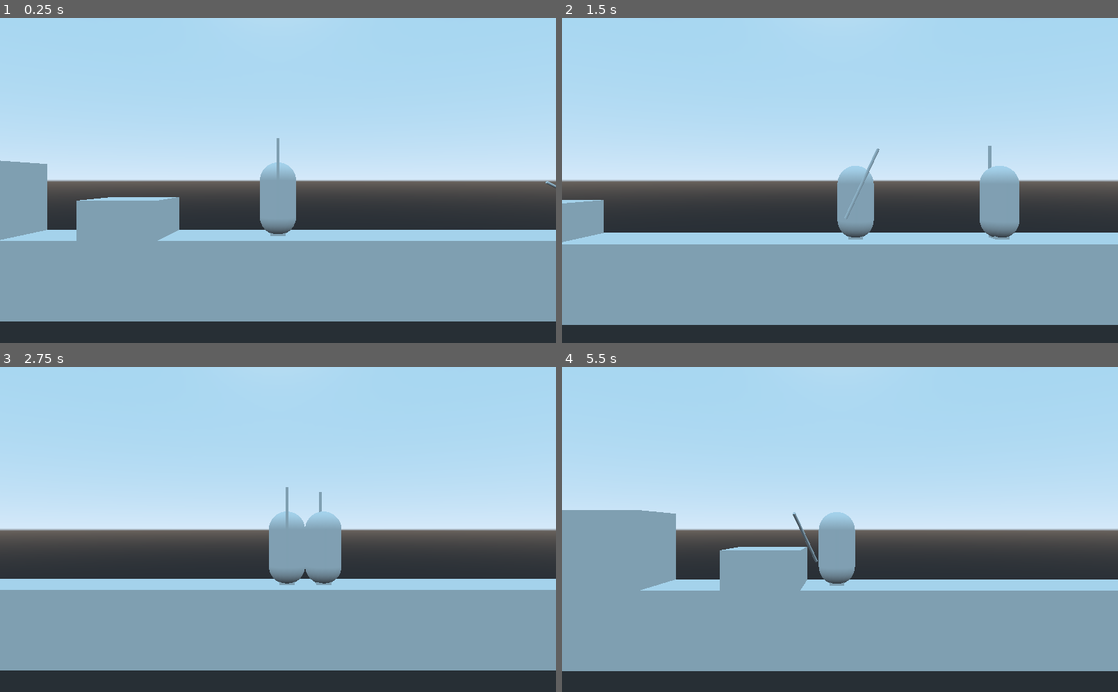
Above: before the commit, frames 1-4 (two rows, left to right).
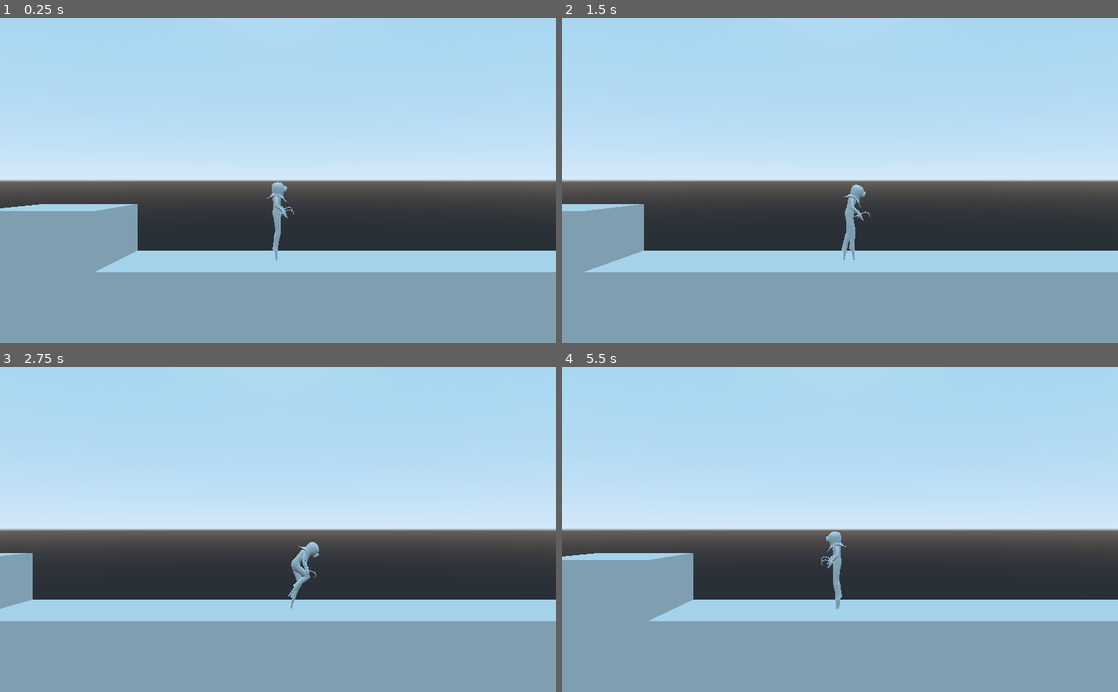
Above: after the commit, the same moments.

Repository: hextraza/ld51-game
Game: Godot game, scene res://main.tscn
Two runs of this game, one before a commit and one after it. Both use one fixed random seed, a clock stepped at 60 frames per second and the inputs below.
Inputs (mouse positions are in pixels of both pictures, inside the frame that each line leads up to):
- Up to frame 1 (0.25 s): no input
- Up to frame 2 (1.5 s): tap Enter at 0.5 s; move the mouse to (962, 164) at 0.52 s; hold D (move_right) 0.53-1.28 s; click (962, 164) at 0.6 s; tap Space (move_jump) at 0.77 s; move the mouse to (728, 196) at 1.27 s; hold S (move_down) from 1.28 s (still down); right-click (728, 196) at 1.35 s
- Up to frame 3 (2.75 s): tap Space (move_jump) at 1.52 s; move the mouse to (333, 458) at 2.02 s; release S (move_down) at 2.03 s; hold D (move_right) from 2.03 s (still down); click (333, 458) at 2.1 s
- Up to frame 4 (5.5 s): move the mouse to (812, 594) at 2.77 s; release D (move_right) at 2.78 s; hold W (move_up) 2.78-3.53 s; right-click (812, 594) at 2.85 s; tap Space (move_jump) at 3.02, 3.77, 4.52 s; move the mouse to (1006, 578) at 3.52 s; hold A (move_left) 3.53-5.03 s; click (1006, 578) at 3.6 s; move the mouse to (673, 480) at 4.27 s; right-click (673, 480) at 4.35 s; move the mouse to (867, 529) at 5.02 s; hold S (move_down) from 5.03 s (still down); click (867, 529) at 5.1 s

The runs differ from the first frame. In frame 1, 21% of the frame differs, in the area x 0-100%, y 36-100%; in frame 2, 20%; in frame 3, 22%; in frame 4, 23%, in the area x 0-100%, y 44-100%.

Commit message:
player: Use root motion

Diff:
--- a/main.tscn
+++ b/main.tscn
@@ -14,11 +14,11 @@
 default_target = NodePath("../Player")
 
 [node name="Player" parent="World" instance=ExtResource( 2 )]
+transform = Transform( -4.37114e-08, 0, 1, 0, 1, 0, -1, 0, -4.37114e-08, 0, 0, 0 )
 input_enabled = true
-recoil_speed = 50.0
 
 [node name="Player2" parent="World" instance=ExtResource( 2 )]
-transform = Transform( -1, 0, -8.74228e-08, 0, 1, 0, 8.74228e-08, 0, -1, 9, 0, 0 )
+transform = Transform( -4.37114e-08, 0, -1, 0, 1, 0, 1, 0, -4.37114e-08, 15, 0, 0 )
 
 [node name="Level" parent="World" instance=ExtResource( 1 )]
 
--- a/player/camera.tscn
+++ b/player/camera.tscn
@@ -9,11 +9,11 @@
 
 [node name="CameraBoom" type="SpringArm" parent="."]
 transform = Transform( 1, 0, 0, 0, 1, 0, 0, 0, 1, 0, 1.5, 0 )
+collision_mask = 2
 shape = SubResource( 1 )
-spring_length = 10.0
+spring_length = 7.5
 
 [node name="Camera" type="Camera" parent="CameraBoom"]
 keep_aspect = 0
-fov = 75.0
 near = 0.1
 far = 4000.0
--- a/player/player.gd
+++ b/player/player.gd
@@ -2,24 +2,11 @@
 class_name Player
 func get_class(): return 'Player'
 
-const FACE_LEFT = Basis(Quat(Vector3(0, - PI + 0.01, 0)))
-const FACE_RIGHT = Basis(Quat(Vector3(0, - 0.01, 0)))
-
-onready var anim := $AnimationPlayer as AnimationPlayer
+onready var animation_tree := $AnimationTree as AnimationTree
+onready var stick_anim := $StickAnim as AnimationPlayer
 onready var reach := $Reach as Area
 
 export var input_enabled := false
-export(float, 1, 9) var move_speed := TAU
-export(float, 1, 20) var move_scale := 12.0
-export(float, 1, 20) var stop_scale := 15.0
-export(float, 1, 3) var jump_height := 1.2
-export(float, 1, 10) var jump_scale := PI
-export(float, 1, 10) var fall_scale := PI * 3/2
-export(float, 0, 50) var recoil_speed := 25.0
-
-var gravity : float = ProjectSettings.get_setting('physics/3d/default_gravity')
-var velocity := Vector3.ZERO
-var facing := Quat.IDENTITY
 
 var ctl_move := Vector2.ZERO
 var ctl_jump_held := false
@@ -27,52 +14,28 @@
 var ctl_parry := false
 var ctl_stab := false
 
+var param_walk_blend := 0.0
 
-#
-func is_parrying() -> bool:
-	return anim.is_playing() and anim.current_animation == 'Parry'
+var velocity := Vector3.ZERO
 
 
-#
 func on_stab() -> void:
 	var hits := []
-
 	for body in reach.get_overlapping_bodies():
 		var them := body as Player
-		if them == self: continue;
+		assert(them != self, 'hit self')
 		assert(them != null, 'hit unexpected body (%s)' % body)
 		hits.append(them)
-		if them.is_parrying():
-			var dir_x := sign(self.translation.x - them.translation.x)
-			them.on_parry_recoil()
-			self.on_stab_recoil(dir_x)
+		if them.stick_anim.is_playing() and them.stick_anim.current_animation == 'Parry':
+			them.stick_anim.play('ParryRecoil')
+			self.stick_anim.play('StabRecoil')
 			return
-
-	for body in hits:
-		(body as Player).recv_damage()
-
-	anim.play('StabPull')
+	for them in hits:
+		print('%s recv_damage' % [them.name])
+		them.stick_anim.play('ParryRecoil', -1, 0.5) # slowed 50%
+	stick_anim.play('StabPull')
 
 
-#
-func on_stab_recoil(dir_x: float) -> void:
-	anim.play('StabRecoil')
-	velocity.x += recoil_speed * dir_x # emulates weight
-
-
-#
-func on_parry_recoil() -> void:
-	anim.play('ParryRecoil')
-
-
-#
-func recv_damage() -> void:
-	print('%s recv_damage' % [name])
-	anim.play('ParryRecoil', 0.1, 0.5) # slowed 50%
-	velocity.x *= 0.5 # suppression, maybe
-
-
-#
 func set_controls_from_input() -> void:
 	ctl_move = Input.get_vector('move_left', 'move_right', 'move_down', 'move_up')
 	ctl_jump_held = Input.is_action_pressed('move_jump')
@@ -81,42 +44,31 @@
 	ctl_stab = Input.is_action_just_pressed('combat_stab')
 
 
-#
-func _physics_process(delta):
+func _physics_process(delta:float) -> void:
 	if input_enabled:
 		set_controls_from_input()
 
-	if ctl_parry and not anim.is_playing():
-		anim.play('Parry')
+	if ctl_parry and not stick_anim.is_playing():
+		stick_anim.play('Parry')
+	elif ctl_stab and not stick_anim.is_playing():
+		stick_anim.play('Stab')
 
-	if ctl_stab and not anim.is_playing():
-		anim.play('Stab')
+	# animation_tree['parameters/playback'].travel('walk')
+	param_walk_blend = lerp(param_walk_blend, ctl_move.x, TAU * delta)
+	animation_tree['parameters/walk/blend_position'] = param_walk_blend
 
-	# Horizontal movement
-	if is_zero_approx(ctl_move.x):
-		velocity.x = lerp(velocity.x, 0.0, stop_scale * delta)
-	else:
-		velocity.x = lerp(velocity.x, ctl_move.x * move_speed, move_scale * delta)
-		facing = FACE_LEFT if ctl_move.x < 0.0 else FACE_RIGHT
-
-	# Vertical movement
+	var	root_motion := animation_tree.get_root_motion_transform()
+	# transform.basis *= root_motion.basis
+	if param_walk_blend > 0.0: rotation.y = PI/2
+	if param_walk_blend < 0.0: rotation.y = -PI/2
+	velocity = transform.basis * root_motion.origin / delta
 	var snap := Vector3.ZERO if ctl_jump_held else Vector3.DOWN
-	if ctl_jump and is_on_floor():
-		velocity.y += sqrt(2 * jump_height * gravity * jump_scale)
-	elif ctl_jump_held and velocity.y > 0.0:
-		velocity.y -= gravity * jump_scale * delta
-	else:
-		velocity.y -= gravity * fall_scale * delta
-
-	# Apply movement
-	transform.basis = transform.basis.slerp(facing, TAU * delta)
 	velocity = move_and_slide_with_snap(velocity, snap, Vector3.UP)
 
 
 # NOTE: For game logic, AnimationPlayer.playback_process_mode should be ANIMATION_PROCESS_PHYSICS.
 # NOTE: _physics_process() happens in scene tree order, i.e. parent > child1 > child2.
-func _on_animation_finished(anim_name:String) -> void:
-	anim.playback_process_mode = AnimationPlayer.ANIMATION_PROCESS_PHYSICS
+func _on_Stick_animation_finished(anim_name:String) -> void:
 	match anim_name:
 		'Stab':
 			on_stab()
--- a/player/player.tscn
+++ b/player/player.tscn
@@ -1,21 +1,16 @@
-[gd_scene load_steps=14 format=2]
+[gd_scene load_steps=19 format=2]
 
 [ext_resource path="res://player/player.gd" type="Script" id=1]
+[ext_resource path="res://player/player.glb" type="PackedScene" id=2]
 
 [sub_resource type="CapsuleShape" id=1]
-radius = 0.5
-
-[sub_resource type="CapsuleMesh" id=2]
-radius = 0.5
+radius = 0.25
 
 [sub_resource type="BoxShape" id=3]
-extents = Vector3( 0.2, 0.2, 0.2 )
-
-[sub_resource type="CubeMesh" id=4]
-size = Vector3( 0.4, 0.4, 0.4 )
+extents = Vector3( 0.1, 0.1, 0.1 )
 
 [sub_resource type="BoxShape" id=10]
-extents = Vector3( 1.5, 1, 1 )
+extents = Vector3( 0.372496, 1, 0.364538 )
 
 [sub_resource type="Animation" id=12]
 resource_name = "Parry"
@@ -88,37 +83,53 @@
 radial_segments = 16
 rings = 0
 
+[sub_resource type="AnimationNodeAnimation" id=22]
+animation = "idle-cycle"
+
+[sub_resource type="AnimationNodeAnimation" id=23]
+animation = "walk-cycle"
+
+[sub_resource type="AnimationNodeAnimation" id=25]
+animation = "walk-cycle"
+
+[sub_resource type="AnimationNodeBlendSpace1D" id=24]
+blend_point_0/node = SubResource( 22 )
+blend_point_0/pos = 0.0
+blend_point_1/node = SubResource( 23 )
+blend_point_1/pos = 1.0
+blend_point_2/node = SubResource( 25 )
+blend_point_2/pos = -1.0
+
+[sub_resource type="AnimationNodeStateMachine" id=20]
+states/walk/node = SubResource( 24 )
+states/walk/position = Vector2( 70, 29 )
+start_node = "walk"
+graph_offset = Vector2( -25, -50 )
+
+[sub_resource type="AnimationNodeStateMachinePlayback" id=21]
+
 [node name="Player" type="KinematicBody"]
 axis_lock_motion_z = true
 move_lock_z = true
 script = ExtResource( 1 )
 
-[node name="CollisionShape" type="CollisionShape" parent="."]
-transform = Transform( 1, 0, 0, 0, -4.37114e-08, 1, 0, -1, -4.37114e-08, 0, 1, 0 )
+[node name="CollisionShapeCapsule" type="CollisionShape" parent="."]
+transform = Transform( 1, 0, 0, 0, -4.37114e-08, 1, 0, -1, -4.37114e-08, 0, 0.75, 0 )
 shape = SubResource( 1 )
 
-[node name="MeshInstance" type="MeshInstance" parent="CollisionShape"]
-mesh = SubResource( 2 )
-skeleton = NodePath("../..")
-
-[node name="CollisionShape2" type="CollisionShape" parent="."]
-transform = Transform( 1, 0, 0, 0, 1, 0, 0, 0, 1, 0, 0.2, 0 )
+[node name="CollisionShapeBoxFoot" type="CollisionShape" parent="."]
+transform = Transform( 1, 0, 0, 0, 1, 0, 0, 0, 1, 0, 0.1, 0 )
 shape = SubResource( 3 )
-
-[node name="MeshInstance" type="MeshInstance" parent="CollisionShape2"]
-transform = Transform( 1, 0, 0, 0, -4.37114e-08, 1, 0, -1, -4.37114e-08, 0, -1.49012e-08, 0 )
-mesh = SubResource( 4 )
-skeleton = NodePath("../..")
 
 [node name="Reach" type="Area" parent="."]
 collision_mask = 0
 monitorable = false
 
 [node name="CollisionShape" type="CollisionShape" parent="Reach"]
-transform = Transform( 1, 0, 0, 0, 1, 0, 0, 0, 1, 1.5, 1, 0 )
+transform = Transform( 1, 0, 0, 0, 1, 0, 0, 0, 1, 0, 1, 0.63036 )
 shape = SubResource( 10 )
 
-[node name="AnimationPlayer" type="AnimationPlayer" parent="."]
+[node name="StickAnim" type="AnimationPlayer" parent="."]
 playback_process_mode = 0
 playback_default_blend_time = 0.1
 anims/Parry = SubResource( 12 )
@@ -130,6 +141,7 @@
 
 [node name="Stick" type="Spatial" parent="."]
 transform = Transform( 1, 0, 0, 0, 1, 0, 0, 0, 1, 0, 0.6, 0.6 )
+visible = false
 
 [node name="MeshInstance" type="MeshInstance" parent="Stick"]
 transform = Transform( 1, 0, 0, 0, 1, 0, 0, 0, 1, 0, 1, 0 )
@@ -139,4 +151,18 @@
 "_edit_lock_": true
 }
 
-[connection signal="animation_finished" from="AnimationPlayer" to="." method="_on_animation_finished"]
+[node name="Model" parent="." instance=ExtResource( 2 )]
+
+[node name="AnimationTree" type="AnimationTree" parent="."]
+tree_root = SubResource( 20 )
+anim_player = NodePath("../Model/AnimationPlayer")
+active = true
+process_mode = 0
+root_motion_track = NodePath("metarig/Skeleton:Root Motion")
+parameters/playback = SubResource( 21 )
+parameters/walk/blend_position = 0
+
+[node name="RootMotionView" type="RootMotionView" parent="."]
+animation_path = NodePath("../AnimationTree")
+
+[connection signal="animation_finished" from="StickAnim" to="." method="_on_Stick_animation_finished"]
